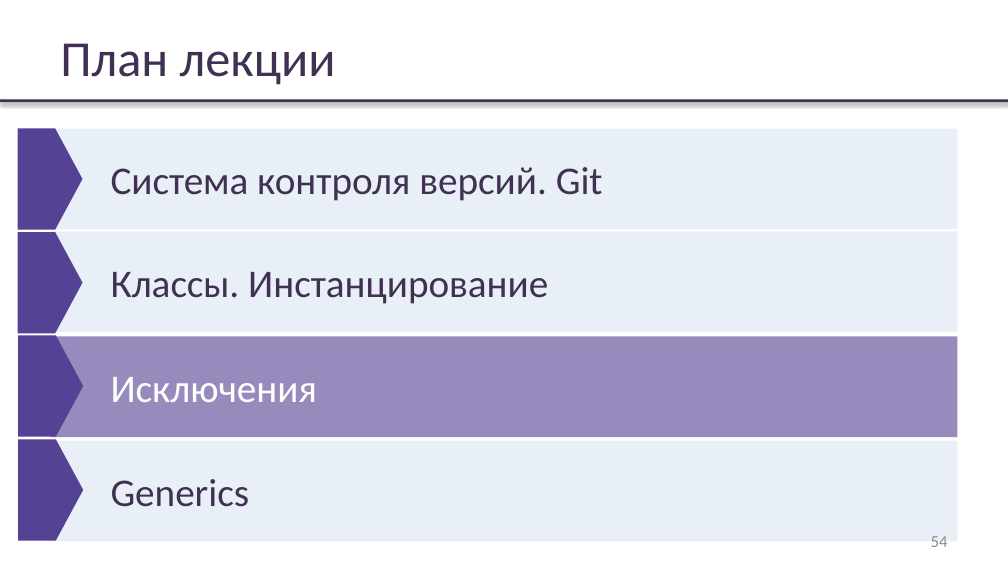
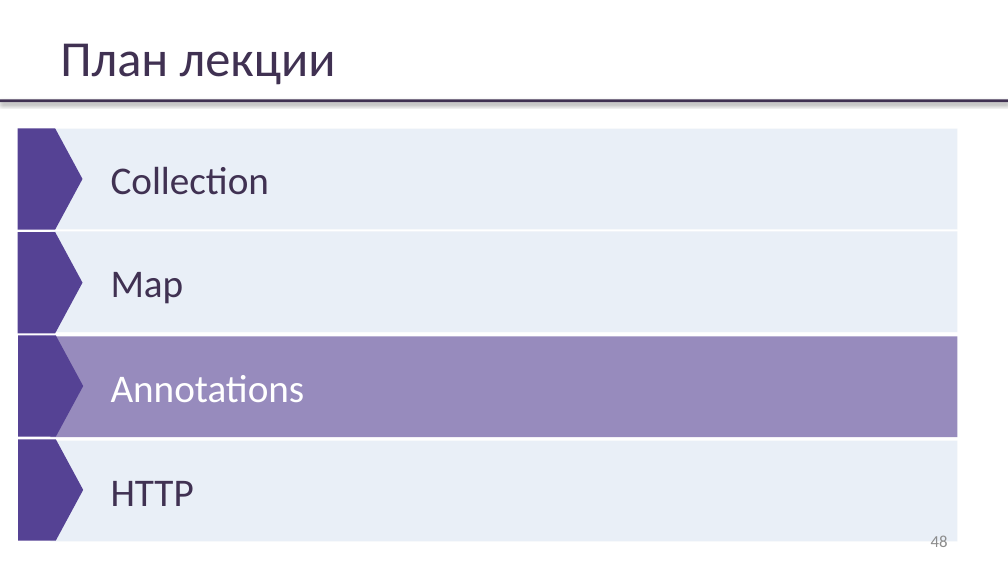
Before and after one commit to rybalkinsd/atom, a slide deck: slide 48 of lecture3/presentation/lecture03.pptx (slide 54 before the commit). Drawn at 1008x567 pixels with LibreOffice and Linux fonts; fonts in the diff are those of the drawing; background and template pictures are left out. Boxes give left, top, right and bottom in pixels: in the first picture for what was removed or moved away, otherwise in the second. Text is boxed around its words. In the diff, an @@ line names an element or a change of style, - is before the commit and + after.

```diff
--- a/lecture3/presentation/lecture03.pptx
+++ b/lecture3/presentation/lecture03.pptx
@@ text in rectangle at (111, 166, 270, 195): text changed @@
-Система контроля версий. Git
+Collection
@@ text in rectangle at (111, 272, 184, 304): text changed @@
-Классы. Инстанцирование
+Map
@@ text in rectangle at (111, 375, 305, 402): text changed @@
-Исключения
+Annotations
@@ text in rectangle at (111, 481, 194, 506): text changed @@
-Generics
+HTTP
@@ page number at (931, 535, 948, 547): text changed @@
-54
+48
```
Also in this commit, not shown: 9 other slides changed, 13 slides added, 23 slides removed, 1 other file.
